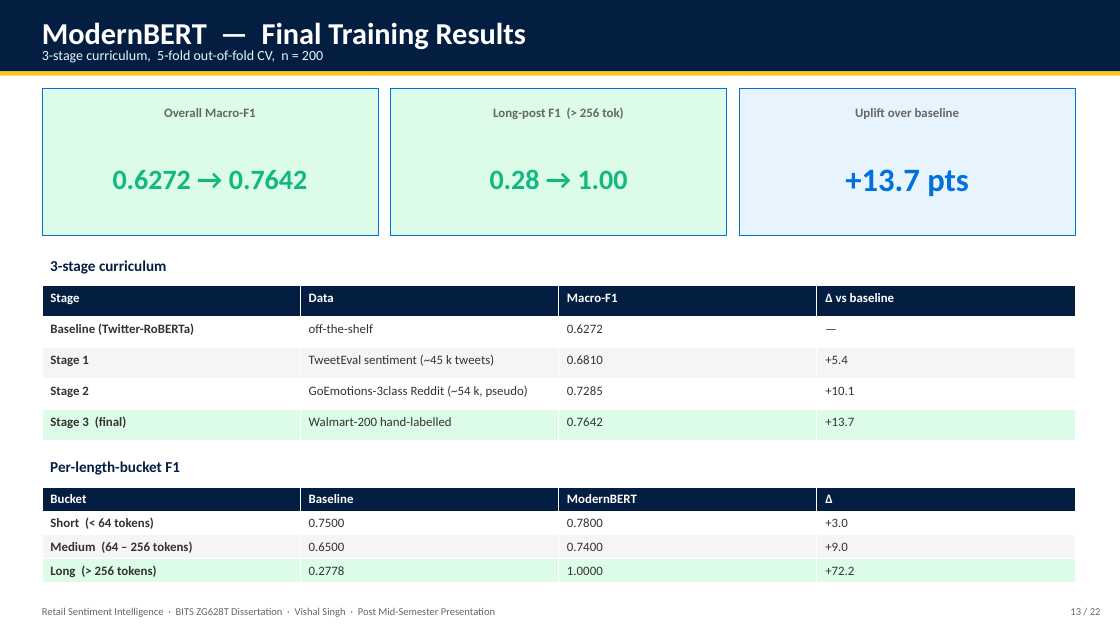
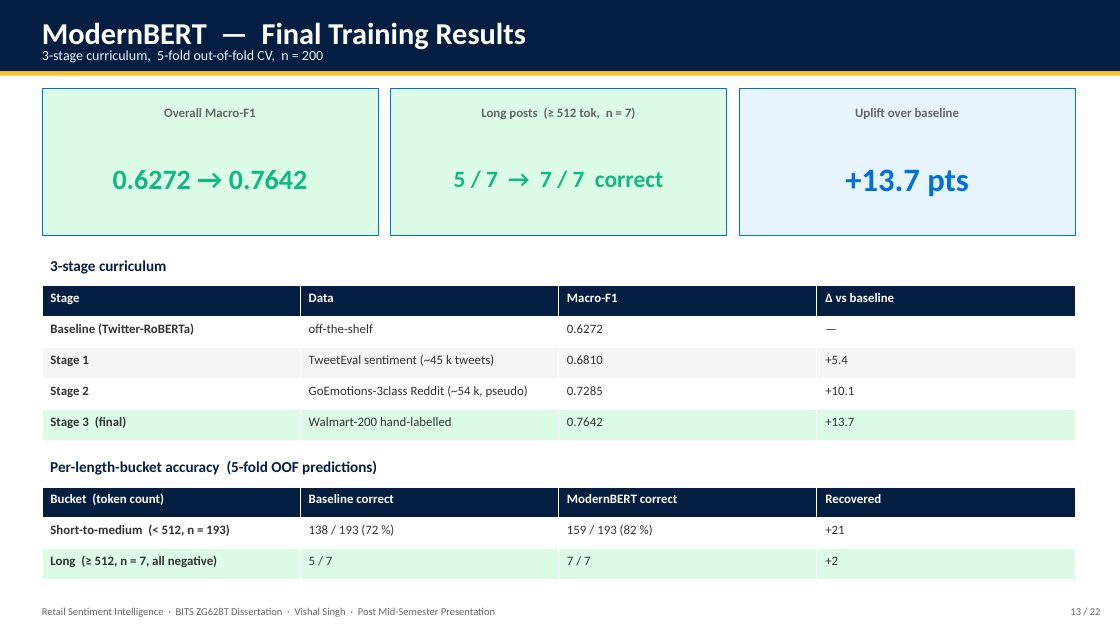
Before and after one commit to vishalvishal099/Retail-Sentiment-Intelligence, a slide deck: slide 13 of docs/Sem_4/FINAL_PRESENTATION_VishalSingh_2020AA05641.pptx. Drawn at 1120x630 pixels with LibreOffice and Linux fonts; fonts in the diff are those of the drawing. Boxes give left, top, right and bottom in pixels: in the first picture for what was removed or moved away, otherwise in the second. Text is boxed around its words. In the diff, an @@ line names an element or a change of style, - is before the commit and + after.

```diff
--- a/docs/Sem_4/FINAL_PRESENTATION_VishalSingh_2020AA05641.pptx
+++ b/docs/Sem_4/FINAL_PRESENTATION_VishalSingh_2020AA05641.pptx
@@ text at (481, 107, 635, 119): text changed @@
-Long-post F1 (> 256 tok)
+Long posts (≥ 512 tok, n = 7)
@@ text at (454, 172, 663, 187): text changed; size 24 to 20 pt @@
-0.28 → 1.00
+5 / 7 → 7 / 7 correct
@@ text at (50, 461, 377, 475): text changed @@
-Per-length-bucket F1
+Per-length-bucket accuracy (5-fold OOF predictions)
@@ table at (42, 487, 1077, 580) @@
-row 1: Bucket | Baseline | ModernBERT | Δ
-row 2: Short (< 64 tokens) | 0.7500 | 0.7800 | +3.0
-row 3: Medium (64 – 256 tokens) | 0.6500 | 0.7400 | +9.0
-row 4: Long (> 256 tokens) | 0.2778 | 1.0000 | +72.2
+row 1: Bucket (token count) | Baseline correct | ModernBERT correct | Recovered
+row 2: Short-to-medium (< 512, n = 193) | 138 / 193 (72 %) | 159 / 193 (82 %) | +21
+row 3: Long (≥ 512, n = 7, all negative) | 5 / 7 | 7 / 7 | +2
```
Also in this commit, not shown: 3 other slides changed, 23 other files.
